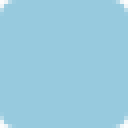
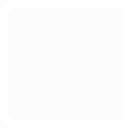
Layered file, before and after one edit (128x128). Changes by layer:
added layer "Border Left" above "Single" over [0, 0, 128, 128]
hid "FieldFocused", moved it into group "Single" over [0, 0, 128, 128]
